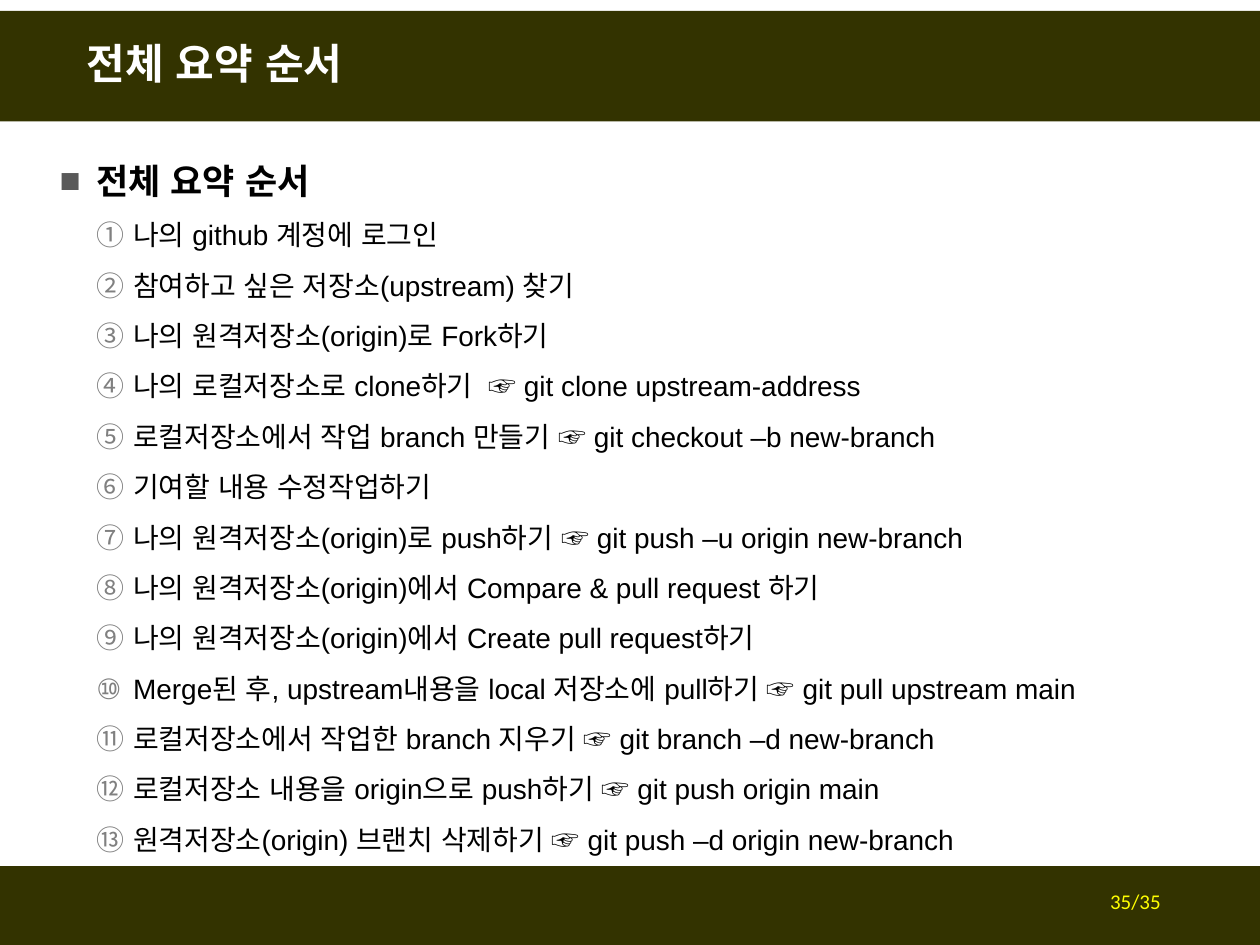
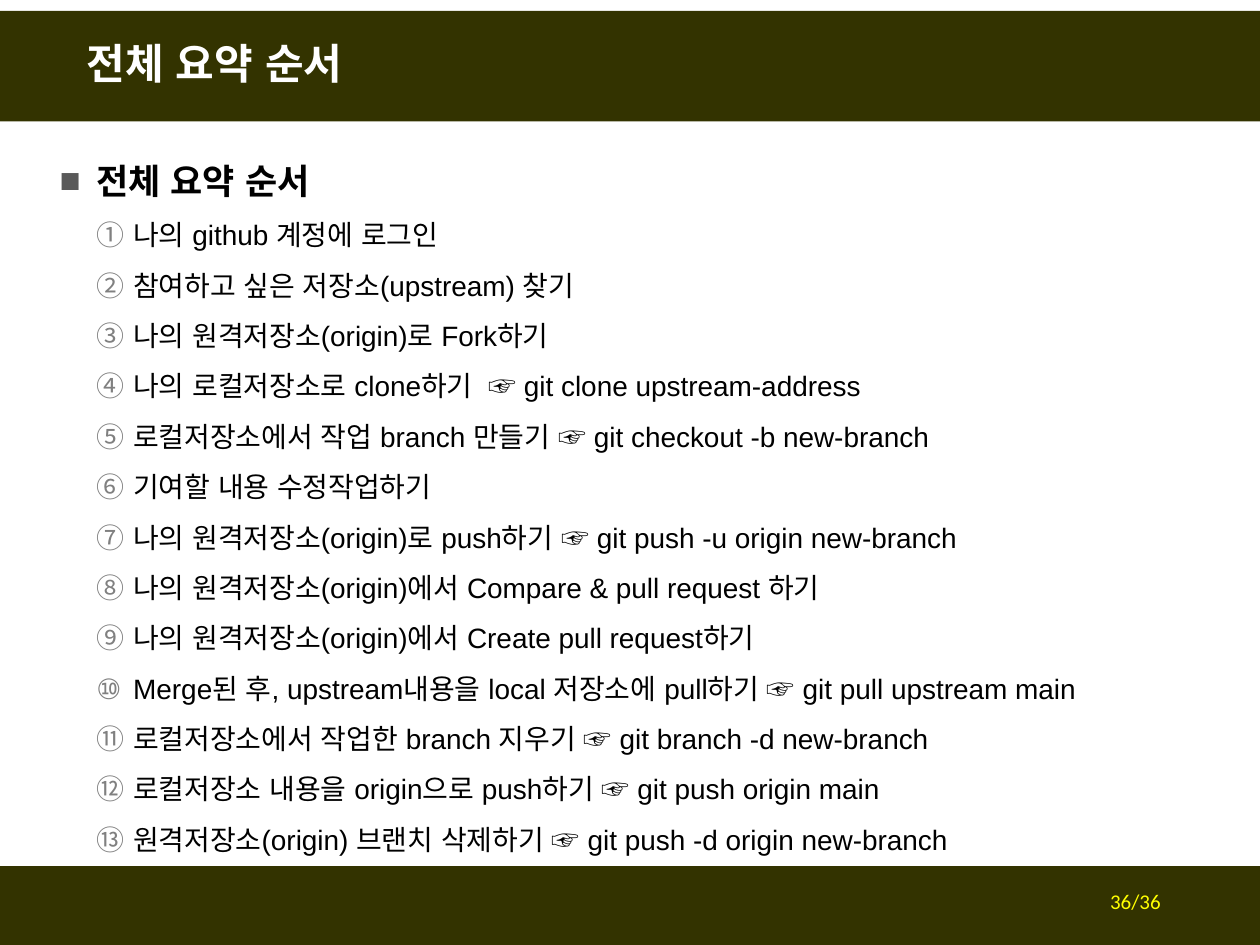
Before and after one commit to fasthill/github-lecture, a slide deck: slide 36 of git및github첫걸음3-forkclonePR.pptx (slide 35 before the commit). Drawn at 1260x945 pixels with LibreOffice and Linux fonts; fonts in the diff are those of the drawing. Boxes give left, top, right and bottom in pixels: in the first picture for what was removed or moved away, otherwise in the second. Text is boxed around its words. In the diff, an @@ line names an element or a change of style, - is before the commit and + after.

```diff
--- a/git및github첫걸음3-forkclonePR.pptx
+++ b/git및github첫걸음3-forkclonePR.pptx
@@ text at (133, 424, 929, 452): text changed @@
-  5. 로컬저장소에서 작업 branch 만들기 ☞ git checkout –b new-branch
+  5. 로컬저장소에서 작업 branch 만들기 ☞ git checkout -b new-branch
@@ text at (133, 525, 957, 554): text changed @@
-  7. 나의 원격저장소(origin)로 push하기 ☞ git push –u origin new-branch
+  7. 나의 원격저장소(origin)로 push하기 ☞ git push -u origin new-branch
@@ text at (133, 726, 928, 754): text changed @@
-  11. 로컬저장소에서 작업한 branch 지우기 ☞ git branch –d new-branch
+  11. 로컬저장소에서 작업한 branch 지우기 ☞ git branch -d new-branch
@@ text at (133, 827, 948, 856): text changed @@
-  13. 원격저장소(origin) 브랜치 삭제하기 ☞ git push –d origin new-branch
+  13. 원격저장소(origin) 브랜치 삭제하기 ☞ git push -d origin new-branch
@@ page number at (1110, 894, 1161, 910): text changed @@
-35/35
+36/36
```
Also in this commit, not shown: 6 other slides changed, 1 slide added.
